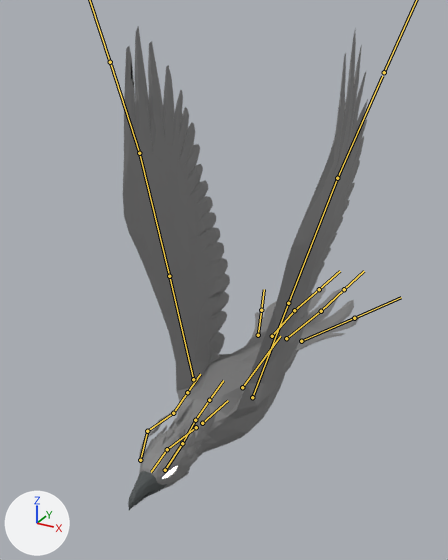
The FBX model RawContent/Animations/Bird/Game/MarketplaceAssets/Low_Poly_Legend_Thunderbird/Character/FinalAnimations/AS_Thunderbird_Strong_Flight_TurnLeft.fbx, before and after one commit.
One viewpoint serves both versions: a 50 mm camera at (0.625, -1.212, 0.996) aimed at (-0.101, 0.108, 0.336). The axes (+X, +Y, +Z) are drawn at lower left. The lights are the same throughout. The bones that bend it are drawn over the model as lines.

Objects in the first picture: 'SK_Thunderbird'.
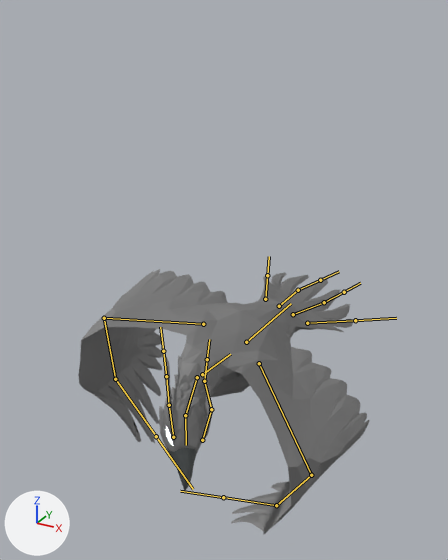
The newer file adds an action. The first version stands in its rest pose; the second is drawn at frame 18 of the action 'Take 001'.

What the commit changed:
Bone 'Root' (bone_root) moves from (0.0, 0.0, 0.0) to (0.02, -0.09, 1.12).
Bone 'Root' (bone_root) turns from (0, 0, 0) to (1, 22, -1) degrees about its own x, y and z.
Bone 'Neck' (bone_neck) moves from (0.0, 0.0, 0.0) to (0.0, -0.01, 0.02).
Bone 'Neck' (bone_neck) turns from (0, 0, 0) to (-7, 2, 24) degrees about its own x, y and z.
Bone 'Head' (bone_head) turns from (0, 0, 0) to (4, -8, 18) degrees about its own x, y and z.
Bone 'Antenna_Right_2' (bone_antenna_right_2) turns from (0, 0, 0) to (-9, -6, 9) degrees about its own x, y and z.
Bone 'Antenna_Left_2' (bone_antenna_left_2) turns from (0, 0, 0) to (-6, 5, -11) degrees about its own x, y and z.
Bone 'Antenna_Left_3' (bone_antenna_left_3) turns from (0, 0, 0) to (-5, -6, -1) degrees about its own x, y and z.
Bone 'BackBone' (bone_backbone) turns from (0, 0, 0) to (-7, 0, 0) degrees about its own x, y and z.
Bone 'Tail_Right' (bone_tail_right) moves from (0.0, 0.0, 0.0) to (-0.02, -0.06, -0.13).
Bone 'Tail_Right' (bone_tail_right) turns from (0, 0, 0) to (-2, 2, -1) degrees about its own x, y and z.
Bone 'Tail_Left' (bone_tail_left) moves from (0.0, 0.0, 0.0) to (0.04, -0.07, -0.15).
Bone 'Tail_Left' (bone_tail_left) turns from (0, 0, 0) to (-4, -1, 1) degrees about its own x, y and z.
Bone 'Tail_CenterLeft_1' (bone_tail_centerleft_1) moves from (0.0, 0.0, 0.0) to (0.01, -0.06, -0.16).
Bone 'Tail_CenterLeft_1' (bone_tail_centerleft_1) turns from (0, 0, 0) to (-5, -1, 1) degrees about its own x, y and z.
Bone 'Tail_CenterRight_1' (bone_tail_centerright_1) moves from (0.0, 0.0, 0.0) to (0.0, -0.06, -0.15).
Bone 'Tail_CenterRight_1' (bone_tail_centerright_1) turns from (0, 0, 0) to (-4, 1, 0) degrees about its own x, y and z.
Bone 'Wing_Right_1' (bone_wing_right_1) turns from (0, 0, 0) to (-103, 9, -5) degrees about its own x, y and z.
Bone 'Wing_Right_2' (bone_wing_right_2) turns from (0, 0, 0) to (-38, 15, 59) degrees about its own x, y and z.
Bone 'Wing_Right_3' (bone_wing_right_3) turns from (0, 0, 0) to (0, 0, 40) degrees about its own x, y and z.
Bone 'Wing_Right_3' (bone_wing_right_3) is rescaled from (1.0, 1.0, 1.0) to (0.99, 1.01, 1.0).
Bone 'Wing_Left_1' (bone_wing_left_1) turns from (0, 0, 0) to (-102, -9, 6) degrees about its own x, y and z.
Bone 'Wing_Left_2' (bone_wing_left_2) turns from (0, 0, 0) to (-39, -18, -61) degrees about its own x, y and z.
Bone 'Wing_Left_3' (bone_wing_left_3) turns from (0, 0, 0) to (1, 0, -30) degrees about its own x, y and z.
Bone 'Wing_Left_3' (bone_wing_left_3) is rescaled from (1.0, 1.0, 1.0) to (0.99, 1.01, 1.0).

Location of each change, [x1, y1, x2, y2] in pixels of the pictures (448 x 560 px):
'SK_Thunderbird', posed (19% wider, 45% shorter): before [123, 26, 368, 510]; after [78, 269, 369, 534]
bone 'Root', root to tip: before (202, 423) to (228, 400); after (202, 374) to (230, 354)
bone 'Neck', root to tip: before (196, 427) to (167, 449); after (197, 377) to (185, 415)
bone 'Head', root to tip: before (167, 449) to (151, 472); after (185, 415) to (186, 445)
bone 'Antenna_Right_2', root to tip: before (147, 431) to (173, 413); after (169, 405) to (166, 376)
bone 'Antenna_Left_2', root to tip: before (182, 443) to (195, 420); after (211, 409) to (204, 381)
bone 'Antenna_Left_3', root to tip: before (195, 420) to (209, 400); after (204, 381) to (207, 359)
bone 'BackBone', root to tip: before (242, 387) to (280, 336); after (246, 342) to (291, 303)
bone 'Tail_Right', root to tip: before (258, 335) to (261, 310); after (265, 299) to (267, 275)
bone 'Tail_Left', root to tip: before (301, 341) to (354, 318); after (307, 323) to (355, 320)
bone 'Tail_CenterLeft_1', root to tip: before (286, 338) to (321, 311); after (293, 314) to (324, 302)
bone 'Tail_CenterRight_1', root to tip: before (272, 336) to (294, 310); after (279, 306) to (298, 290)
bone 'Wing_Right_1', root to tip: before (193, 379) to (169, 276); after (203, 324) to (104, 318)
bone 'Wing_Right_2', root to tip: before (169, 276) to (139, 153); after (104, 318) to (115, 379)
bone 'Wing_Right_3', root to tip: before (139, 153) to (111, 64); after (115, 379) to (155, 434)
bone 'Wing_Left_1', root to tip: before (252, 397) to (288, 303); after (259, 363) to (311, 475)
bone 'Wing_Left_2', root to tip: before (288, 303) to (337, 178); after (311, 475) to (276, 505)
bone 'Wing_Left_3', root to tip: before (337, 178) to (382, 76); after (276, 505) to (225, 497)
